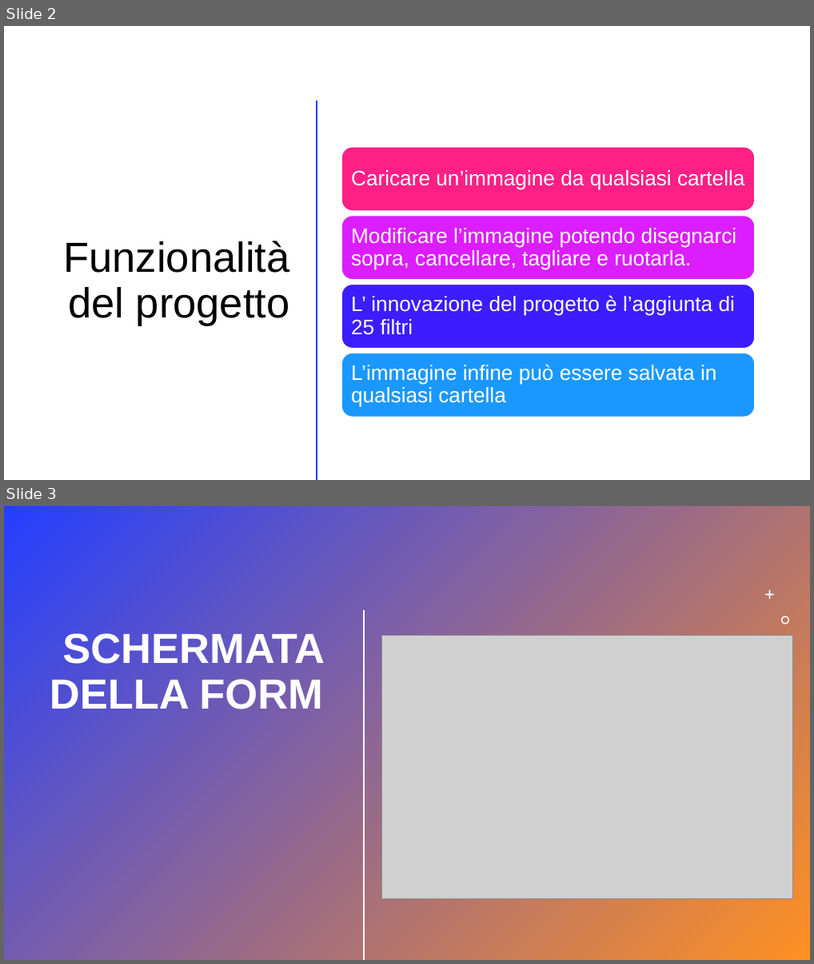
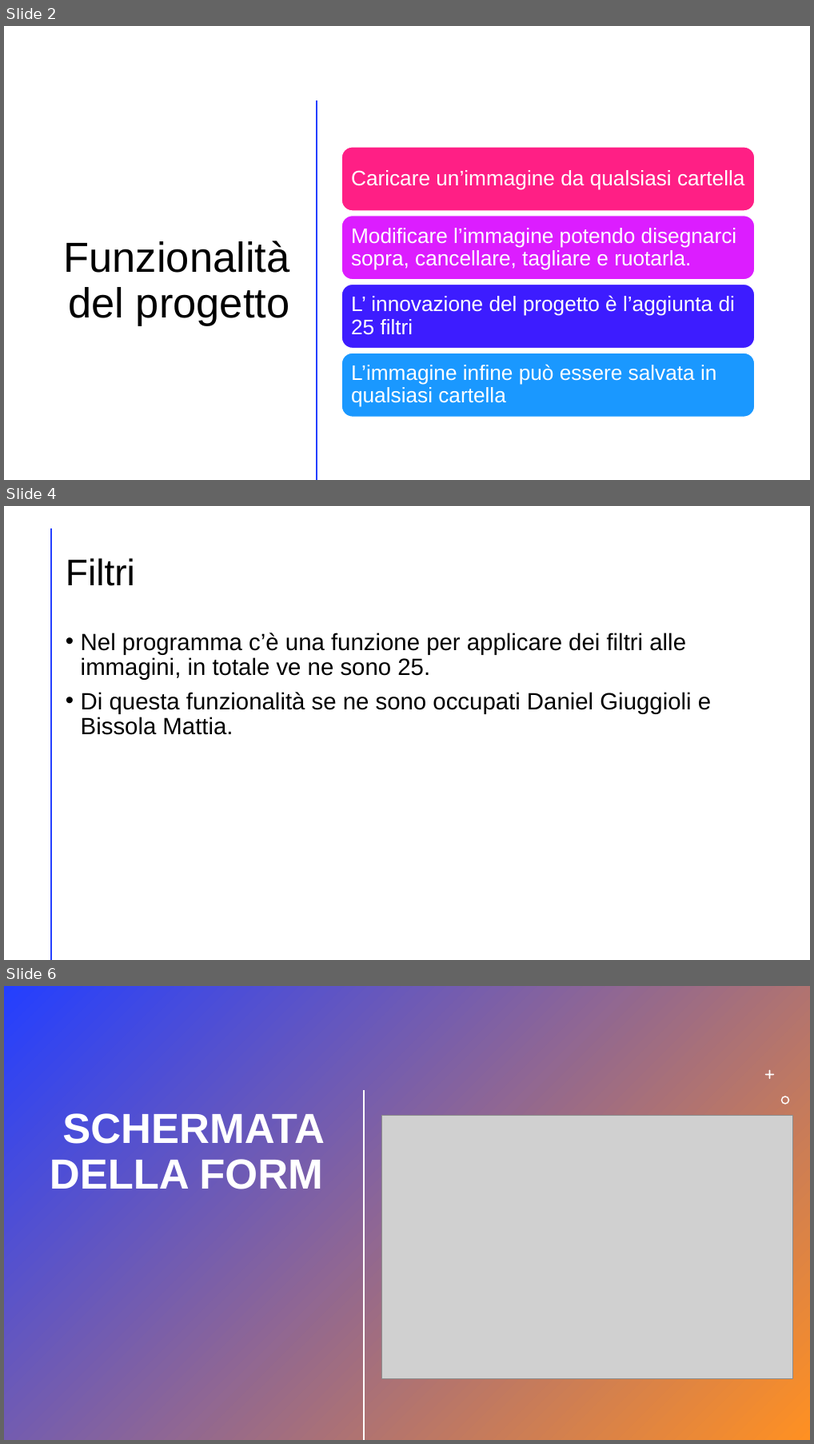
Before and after one commit to TristanMeli/Image-editor, a slide deck: Presentazione Progetto.pptx. Shown one above the other, each under a label of ours: slides 2 and 3 before the commit, slides 2, 4 and 6 after it; the slides between them are not shown. The pictures are 814x964 and 814x1444 pixels, drawn with LibreOffice and Linux fonts; fonts in the diff are those of the drawing; grey boxes stand for pictures. Boxes give left, top, right and bottom in pixels: in the first picture for what was removed or moved away, otherwise in the second. Text is boxed around its words. In the diff, an @@ line names an element or a change of style, - is before the commit and + after.

```diff
--- a/Presentazione Progetto.pptx
+++ b/Presentazione Progetto.pptx
@@ slide 4 added at (x1=4, y1=506, x2=810, y2=960), background #FFFFFF; not listed: 1 template element that a slide beside it also shows @@
@@ title added at (x1=66, y1=558, x2=135, y2=586), 44 pt, text #000000 @@
+Filtri
@@ text added at (x1=81, y1=632, x2=711, y2=735), 28 pt, text #000000 @@
+• Nel programma c’è una funzione per applicare dei filtri alle immagini, in totale ve ne sono 25.
+• Di questa funzionalità se ne sono occupati Daniel Giuggioli e Bissola Mattia.
@@ what was slide 3 is now slide 6 @@
```
Also in this commit, not shown: 2 other slides added.
